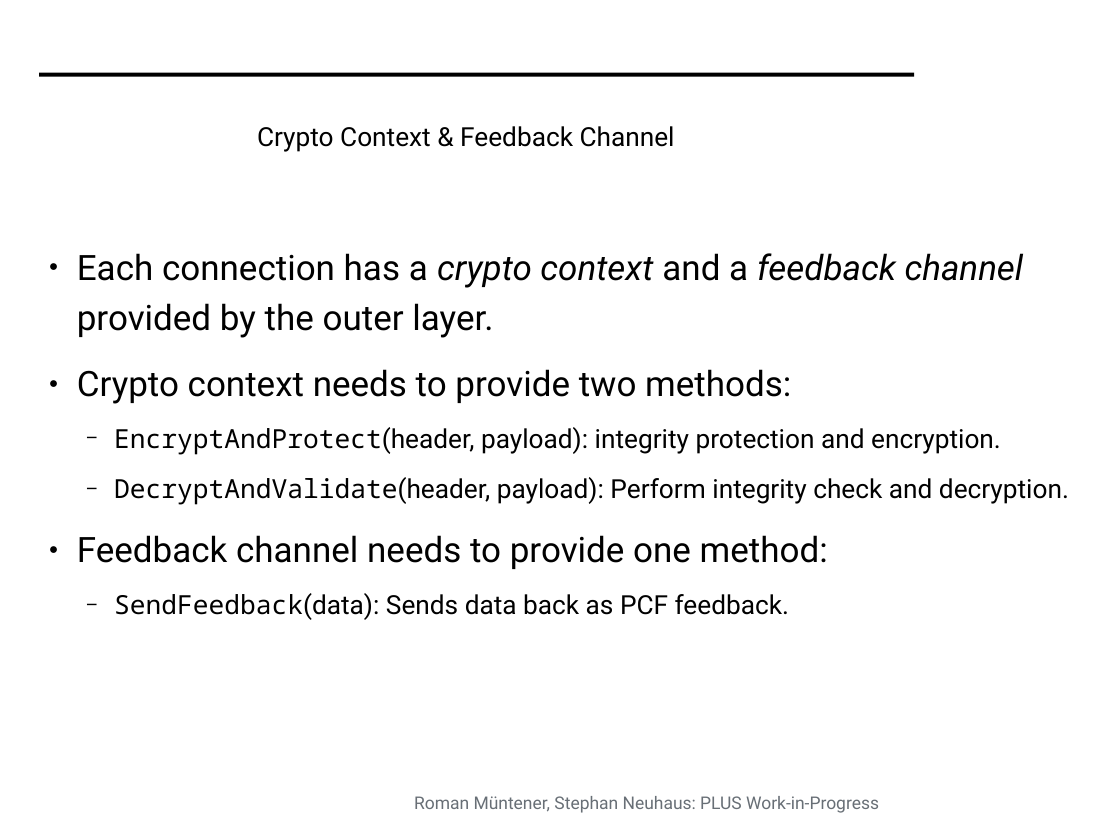
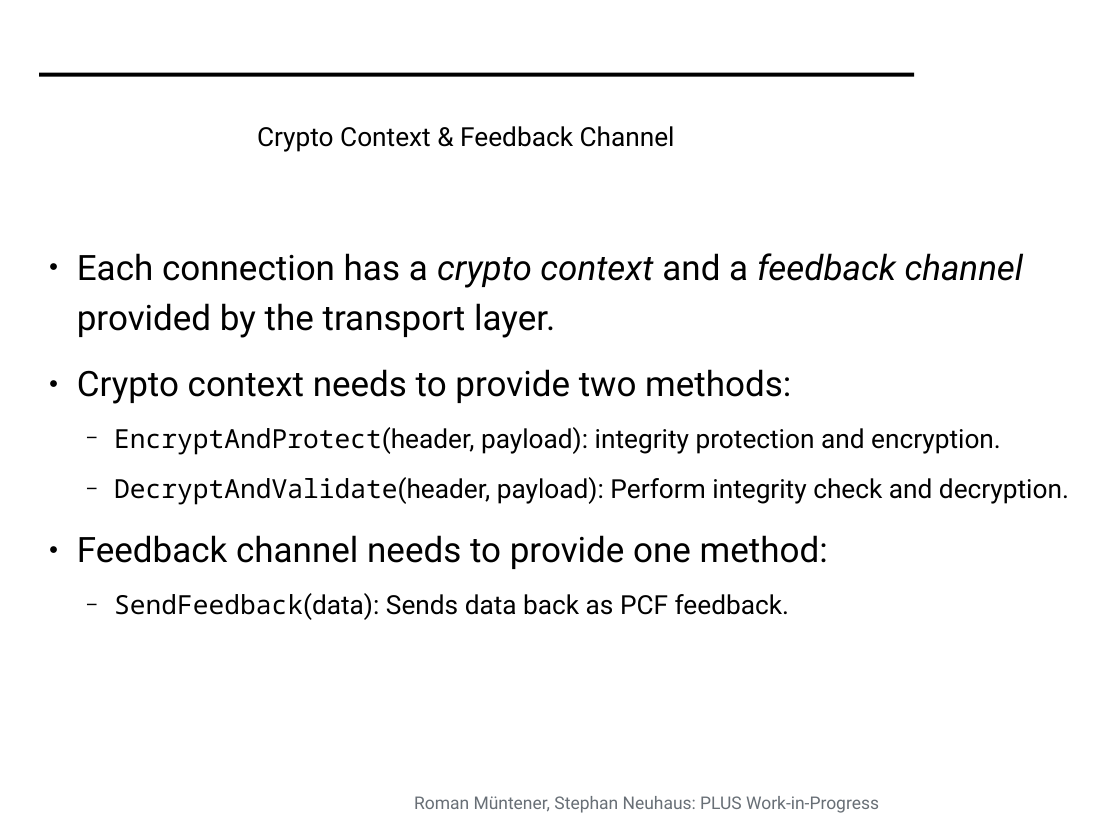
Before and after one commit to mami-project/roadshows, a slide deck: slide 8 of mami-oslo/PLUS_WIP.odp. Drawn at 1120x840 pixels with LibreOffice and Linux fonts; fonts in the diff are those of the drawing; background and template pictures are left out. Boxes give left, top, right and bottom in pixels: in the first picture for what was removed or moved away, otherwise in the second. Text is boxed around its words. In the diff, an @@ line names an element or a change of style, - is before the commit and + after.

```diff
--- a/mami-oslo/PLUS_WIP.odp
+++ b/mami-oslo/PLUS_WIP.odp
@@ text at [77, 253, 1024, 338]: text changed @@
-● Each connection has a crypto context and a feedback channel provided by the outer layer.
+● Each connection has a crypto context and a feedback channel provided by the transport layer.
```
Also in this commit, not shown: 9 other slides changed.
